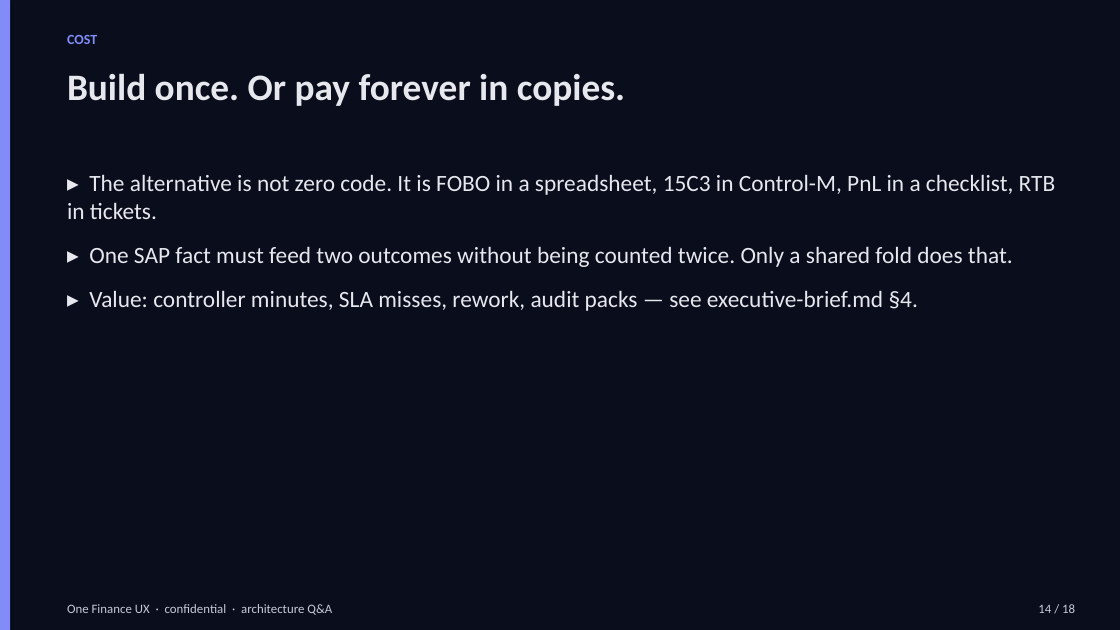
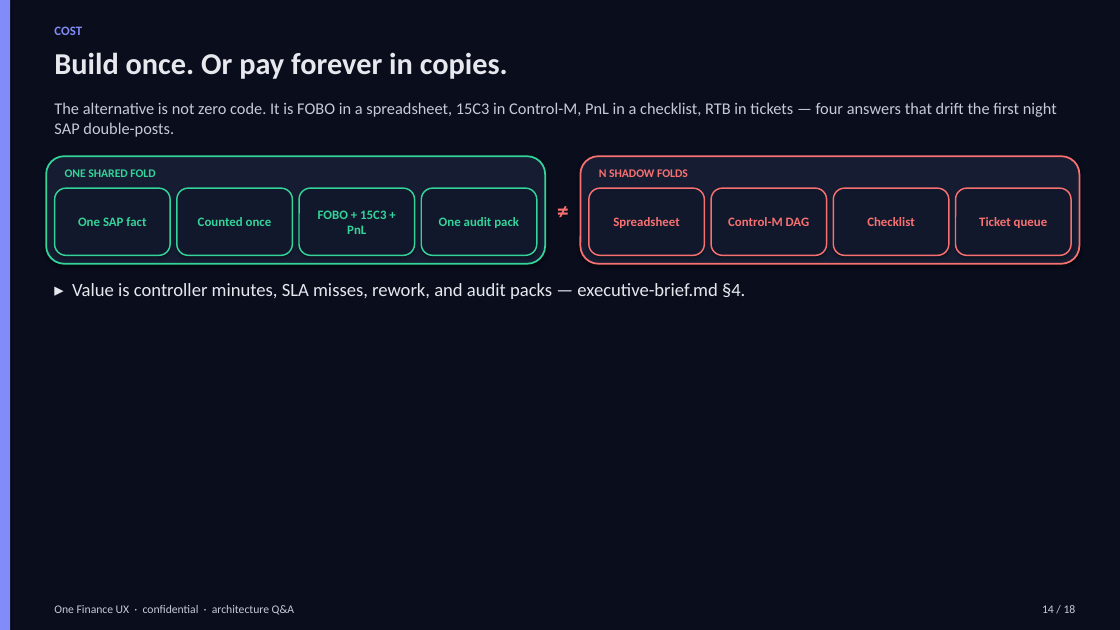
Before and after one commit to praveen2025work/onefinuxdemo, a slide deck: slide 14 of docs/design/arch-qa-deck.pptx. Drawn at 1120x630 pixels with LibreOffice and Linux fonts; fonts in the diff are those of the drawing. Boxes give left, top, right and bottom in pixels: in the first picture for what was removed or moved away, otherwise in the second. Text is boxed around its words. In the diff, an @@ line names an element or a change of style, - is before the commit and + after.

```diff
--- a/docs/design/arch-qa-deck.pptx
+++ b/docs/design/arch-qa-deck.pptx
@@ text "COST": place and size @@
-text "COST" at <box>67,35,97,44</box>
+text "COST" at <box>54,26,82,35</box>
@@ text "COST" at <box>54,26,82,35</box>: size 12 to 11 pt @@
@@ text "Build once. Or pay forever ...": place and size @@
-text "Build once. Or pay forever ..." at <box>67,73,625,106</box>
+text "Build once. Or pay forever ..." at <box>54,52,508,79</box>
@@ text "Build once. Or pay forever ..." at <box>54,52,508,79</box>: size 32 to 26 pt @@
@@ text at <box>54,102,1057,137</box>: text changed; size 20 to 14 pt; text colour #E6E8EE to #C7CAD6 @@
-▸ The alternative is not zero code. It is FOBO in a spreadsheet, 15C3 in Control-M, PnL in a checklist, RTB in tickets.
-▸ One SAP fact must feed two outcomes without being counted twice. Only a shared fold does that.
-▸ Value: controller minutes, SLA misses, rework, audit packs — see executive-brief.md §4.
+The alternative is not zero code. It is FOBO in a spreadsheet, 15C3 in Control-M, PnL in a checklist, RTB in tickets — four answers that drift the first night SAP double-posts.
@@ rounded rectangle added at <box>46,156,545,264</box>, fill #161D33, outline #34D399 1.5 pt @@
@@ text added at <box>65,169,155,177</box>, 10 pt, text #34D399, bold @@
+ONE SHARED FOLD
@@ rounded rectangle added at <box>581,156,1080,264</box>, fill #161D33, outline #F87171 1.5 pt @@
@@ text added at <box>599,169,688,177</box>, 10 pt, text #F87171, bold @@
+N SHADOW FOLDS
@@ rounded rectangle added at <box>55,188,171,255</box>, fill #12182C, outline #34D399 1.25 pt, 11 pt, text #34D399, bold @@
+One SAP fact
@@ rounded rectangle added at <box>176,188,292,255</box>, fill #12182C, outline #34D399 1.25 pt, 11 pt, text #34D399, bold @@
+Counted once
@@ rounded rectangle added at <box>299,188,415,255</box>, fill #12182C, outline #34D399 1.25 pt, 11 pt, text #34D399, bold @@
+FOBO + 15C3 + PnL
@@ rounded rectangle added at <box>421,188,537,255</box>, fill #12182C, outline #34D399 1.25 pt, 11 pt, text #34D399, bold @@
+One audit pack
@@ text added at <box>545,192,581,226</box>, 20 pt, text #F87171, bold @@
+≠
@@ rounded rectangle added at <box>589,188,705,255</box>, fill #12182C, outline #F87171 1.25 pt, 11 pt, text #F87171, bold @@
+Spreadsheet
@@ rounded rectangle added at <box>711,188,827,255</box>, fill #12182C, outline #F87171 1.25 pt, 11 pt, text #F87171, bold @@
+Control-M DAG
@@ rounded rectangle added at <box>833,188,949,255</box>, fill #12182C, outline #F87171 1.25 pt, 11 pt, text #F87171, bold @@
+Checklist
@@ rounded rectangle added at <box>956,188,1072,255</box>, fill #12182C, outline #F87171 1.25 pt, 11 pt, text #F87171, bold @@
+Ticket queue
@@ text added at <box>72,283,745,299</box>, 16 pt, text #E6E8EE @@
+▸ Value is controller minutes, SLA misses, rework, and audit packs — executive-brief.md §4.
@@ text "One Finance UX · confidential ...": place and size @@
-text "One Finance UX · confidential ..." at <box>67,604,332,615</box>
+text "One Finance UX · confidential ..." at <box>54,605,294,615</box>
@@ text "One Finance UX · confidential ..." at <box>54,605,294,615</box>: size 11 to 10 pt @@
@@ text "14 / 18" at <box>1042,605,1076,613</box>: size 11 to 10 pt @@
```
Also in this commit, not shown: 17 other slides changed, 4 other files.
